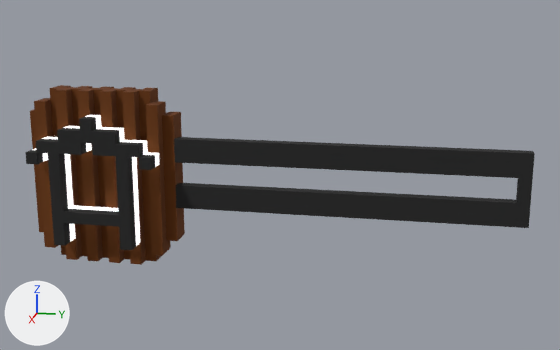
Two versions of the glTF model public/buildings/smallSign/udonSign.glb, one commit apart.
One viewpoint serves both versions: a 50 mm camera at (8.91, -0.77, 11.66) aimed at (2.72, -2.01, 10.11). The axes (+X, +Y, +Z) are drawn at lower left. The lights are the same throughout. Where no turn or scale is listed for an object, it has been applied to the vertices. Vertices at the same position are counted once.

The first picture shows 'ObjObject'.
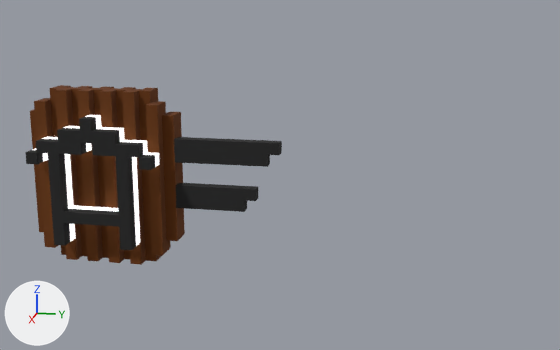
The newer file is also turned or shifted as a whole; pictures and numbers use the older file's frame.

Boxes [x1, y1, x2, y2] around the edits, measured in the pictures (560 x 350 px; the box of a moved part takes in the faces that stretch with it):
'ObjObject', reshaped (50% narrower): before [25, 85, 535, 265]; after [25, 85, 282, 265]
part 1 of me_objobject, moved or reshaped: before [174, 137, 535, 228]; after [174, 137, 282, 212]

The edits, one by one:
me_objobject is used by ob_objobject; location (0.0, 0.0, 0.0).
me_objobject had 364 vertices, 808 faces and spanned x 2.4..3.1, y -4.2..0.0, z 9.3..10.8.
me_objobject now has 372 vertices, 820 faces and spans x 2.4..3.1, y -4.2..-2.0, z 9.3..10.8.
Part 1, on me_objobject:
8 vertices are removed from x 2.7..2.8, y -0.1..0.0, z 9.8..10.4.
24 faces are deleted.
8 vertices are added at x 2.7, y -2.3..-2.0, z 9.8..10.4.
8 new vertices lie (0.1, 0.0, 0.0) away from vertices in x 2.7, y -2.3..-2.0, z 9.8..10.4.
36 new faces join them, mat_palette (picture img_udon_sign).
